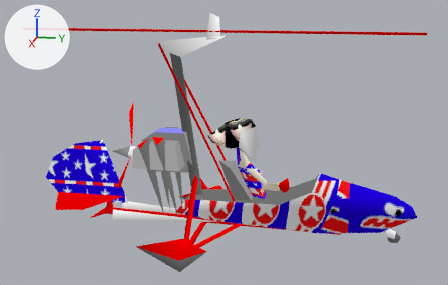
The glTF model site/public/pilotwings-64-n64/objects/uvmd-0306.glb, before and after one commit.
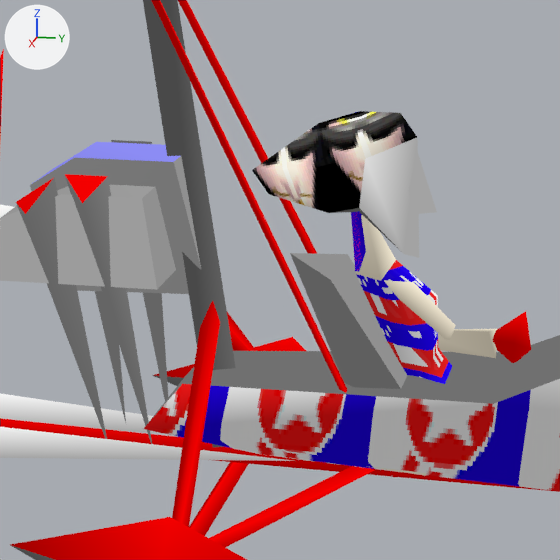
Each version is shown whole from a 50 mm camera at (587.8, 124.4, 208.0) aimed at (-0.1, 6.8, 61.0), then close up on the part from 30% to 67% of the width and 30% to 88% of the height. The lights are fixed; the arrows at upper left show +X, +Y and +Z. The first two pictures are the older version. Where no turn or scale is listed for an object, it has been applied to the vertices. Vertices at exactly the same position are counted once.

The scene before the commit, as lines of its bpy script (objects in view):
```python
me_part_00 = bpy.data.meshes.new('part-00')
me_part_00.from_pydata(...)  # 196 vertices, 255 faces; spans x -97.0..95.0, y -141.0..196.0, z -44.0..187.0
# faces by material slot: [15, 204, 18, 18]
me_part_00.materials.append(mat_tex)
me_part_00.materials.append(mat_tex_001)
me_part_00.materials.append(mat_tex_002)
me_part_00.materials.append(mat_tex_003)
me_part_05 = bpy.data.meshes.new('part-05')
me_part_05.from_pydata(...)  # 29 vertices, 43 faces; spans x -12.0..13.0, y -33.0..22.0, z -19.0..29.0
# faces by material slot: [23, 3, 17]
me_part_05.materials.append(mat_tex_008)
me_part_05.materials.append(mat_tex_009)
me_part_05.materials.append(mat_tex_010)
me_part_06 = bpy.data.meshes.new('part-06')
me_part_06.from_pydata(...)  # 8 vertices, 12 faces; spans x -5.3..5.1, y 0.0..21.1, z -18.0..0.0
me_part_06.materials.append(mat_tex_011)
ob_part_00 = bpy.data.objects.new('part-00', me_part_00)
ob_part_00.location = (0.0, 0.0, 0.0)
ob_part_05 = bpy.data.objects.new('part-05', me_part_05)
ob_part_05.location = (0.3, 22.9, 57.0)
ob_part_06 = bpy.data.objects.new('part-06', me_part_06)
ob_part_06.location = (8.2, 30.5, 37.9)
```
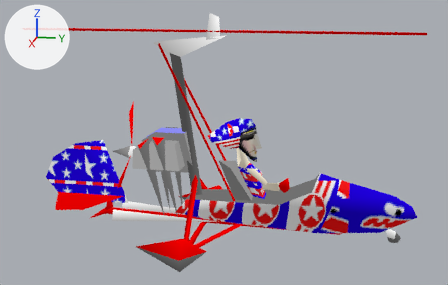
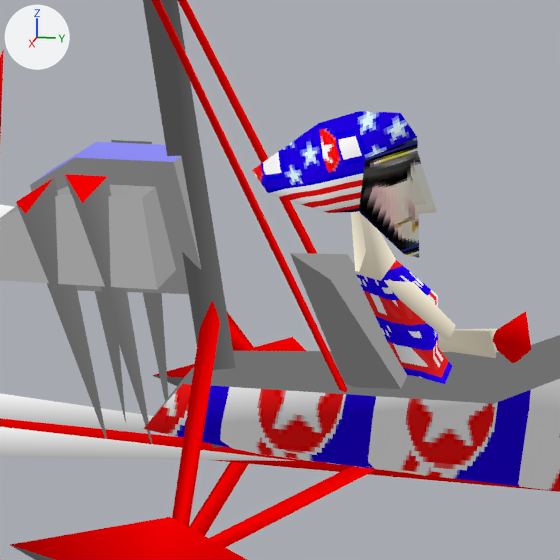
Edits to the bpy script that builds the scene:
```text
Change me_part_05:
    where me_part_05.from_pydata(...)  # 29 vertices, 43 faces; spans x -12.0..13.0, y -33.0..22.0, z -19.0..29.0
    used by ob_part_05; location = (0.3, 22.9, 57.0)
    me_part_05 part 1: 23 faces spanning x -12.0..13.0, y -33.0..16.0, z 1.0..29.0 switch from mat_tex_008 to mat_tex_009
    me_part_05 part 2: 3 faces spanning x -3.0..3.0, y -5.0..3.0, z -19.0..20.0 switch from mat_tex_009 to mat_tex_010
    me_part_05 part 3: 17 faces spanning x -12.0..13.0, y -8.0..22.0, z -14.0..22.0 switch from mat_tex_010 to mat_tex_008
```

Location of each change, [x1, y1, x2, y2] in pixels of the close-ups (560 x 560 px):
part 1 of me_part_05, recoloured: [252, 111, 417, 213] in both
part 2 of me_part_05, recoloured (blue to white): [351, 211, 366, 272] in both
part 3 of me_part_05, recoloured (darker): [332, 138, 437, 258] in both
